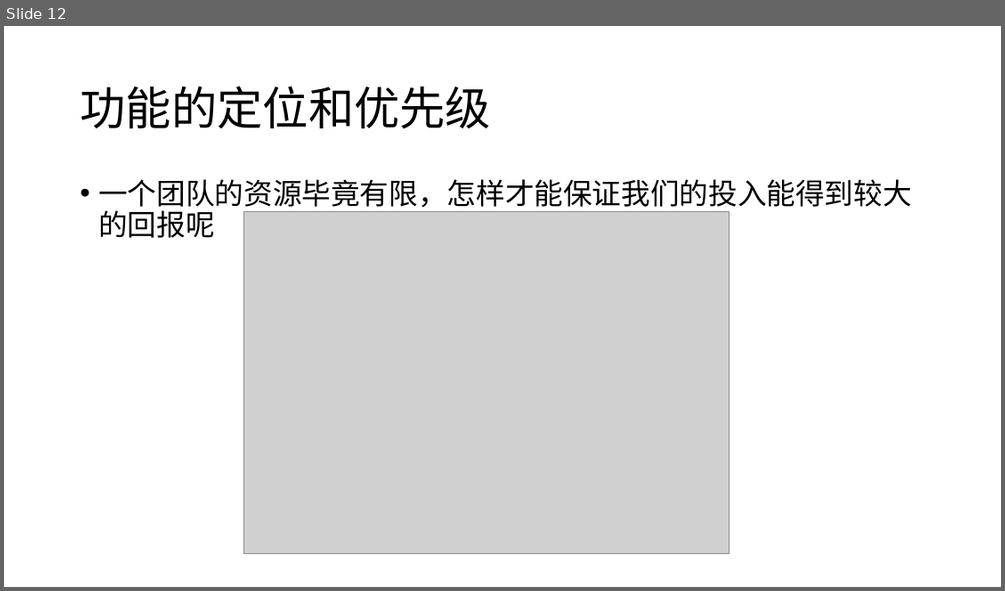
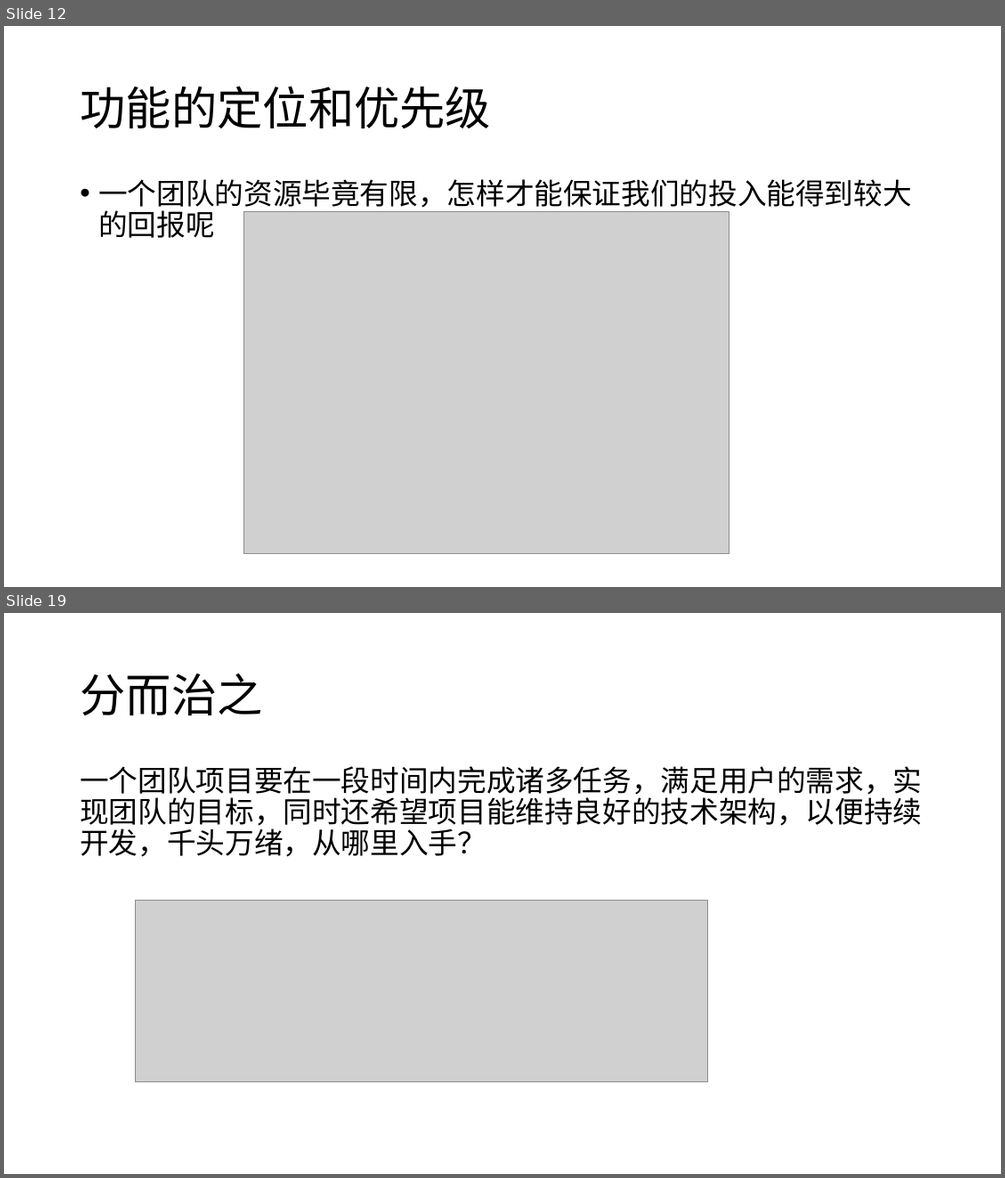
Before and after one commit to fzp1993/fzp19930803, a slide deck: 第八章.pptx. Shown one above the other, each under a label of ours: slide 12 before the commit, slides 12 and 19 after it; the slides between them are not shown. The pictures are 1005x591 and 1005x1178 pixels, drawn with LibreOffice and Linux fonts; fonts in the diff are those of the drawing; grey boxes stand for pictures. Boxes give left, top, right and bottom in pixels: in the first picture for what was removed or moved away, otherwise in the second. Text is boxed around its words. In the diff, an @@ line names an element or a change of style, - is before the commit and + after.

```diff
--- a/第八章.pptx
+++ b/第八章.pptx
@@ slide 19 added at [4,613,1001,1174], background #FFFFFF @@
@@ title added at [80,673,262,715], 44 pt, text #000000 @@
+分而治之
@@ text added at [80,766,922,857], 28 pt, text #000000 @@
+一个团队项目要在一段时间内完成诸多任务，满足用户的需求，实现团队的目标，同时还希望项目能维持良好的技术架构，以便持续开发，千头万绪，从哪里入手？
@@ picture added at [136,900,708,1082] @@
```
Also in this commit, not shown: 7 other slides added.
